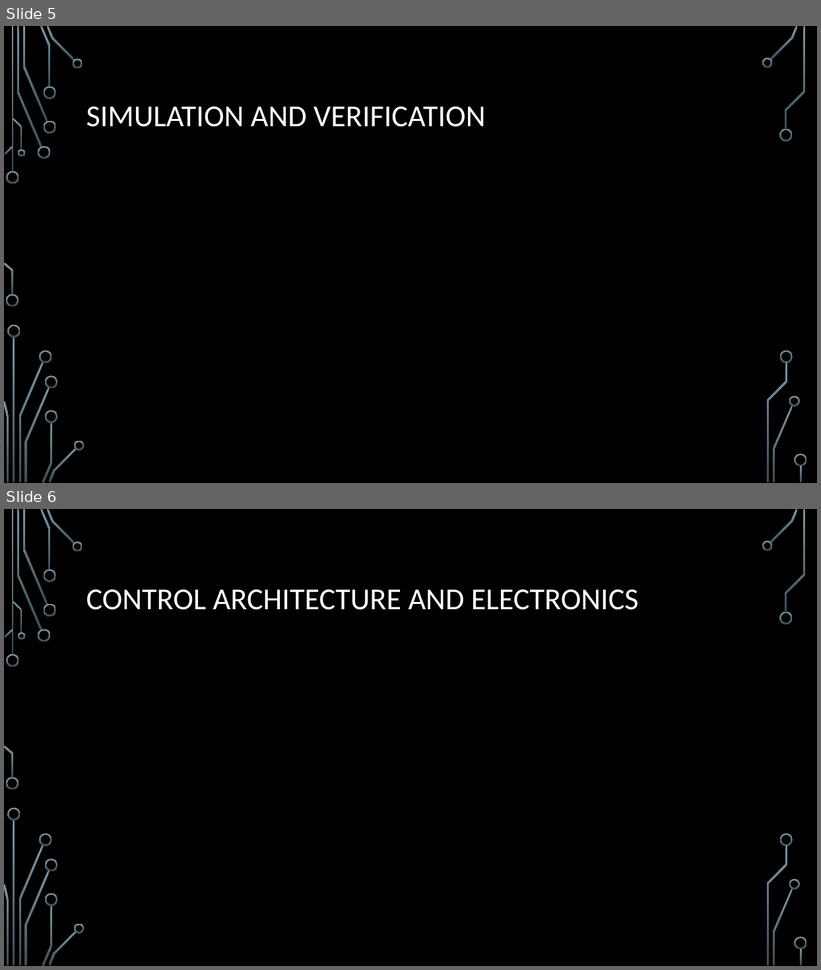
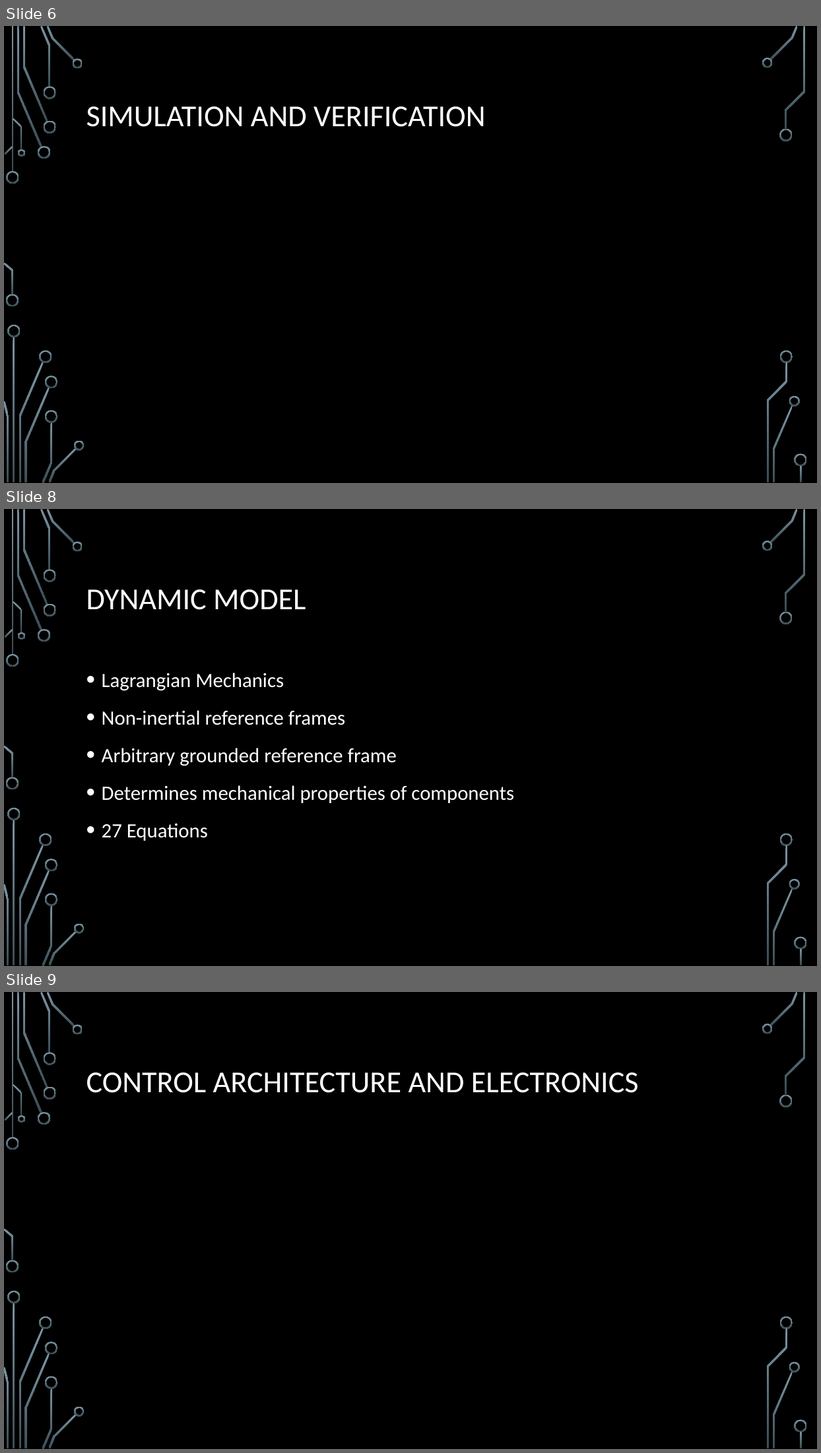
Before and after one commit to Logiant/AgileRoboticControls, a slide deck: Design Powerpoint.pptx. Shown one above the other, each under a label of ours: slides 5 and 6 before the commit, slides 6, 8 and 9 after it; the slides between them are not shown. The pictures are 821x970 and 821x1453 pixels, drawn with LibreOffice and Linux fonts; fonts in the diff are those of the drawing; background and template pictures are left out. Boxes give left, top, right and bottom in pixels: in the first picture for what was removed or moved away, otherwise in the second. Text is boxed around its words. In the diff, an @@ line names an element or a change of style, - is before the commit and + after.

```diff
--- a/Design Powerpoint.pptx
+++ b/Design Powerpoint.pptx
@@ slide 8 added at (x1=4, y1=509, x2=817, y2=966), background picture (left out); not listed: 36 template elements that a slide beside it also shows @@
@@ title added at (x1=86, y1=590, x2=306, y2=610), 36 pt, text #FFFFFF @@
+DYNAMIC MODEL
@@ text added at (x1=102, y1=673, x2=514, y2=841), 24 pt, text #FFFFFF @@
+• Lagrangian Mechanics
+• Non-inertial reference frames
+• Arbitrary grounded reference frame
+• Determines mechanical properties of components
+• 27 Equations
@@ what was slide 5 is now slide 6 @@
@@ what was slide 6 is now slide 9 @@
```
Also in this commit, not shown: 3 other slides added, 1 slide removed.
